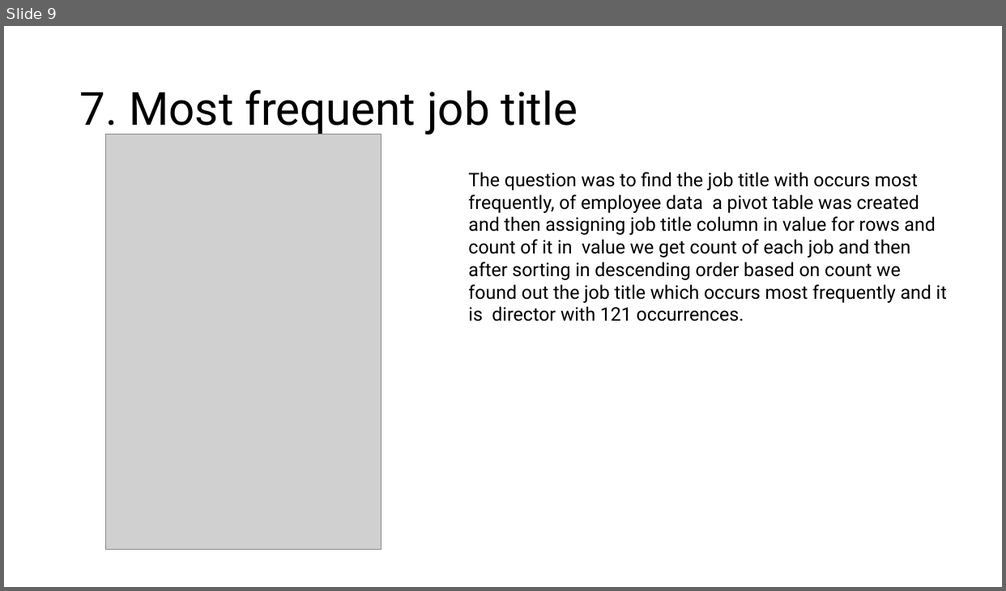
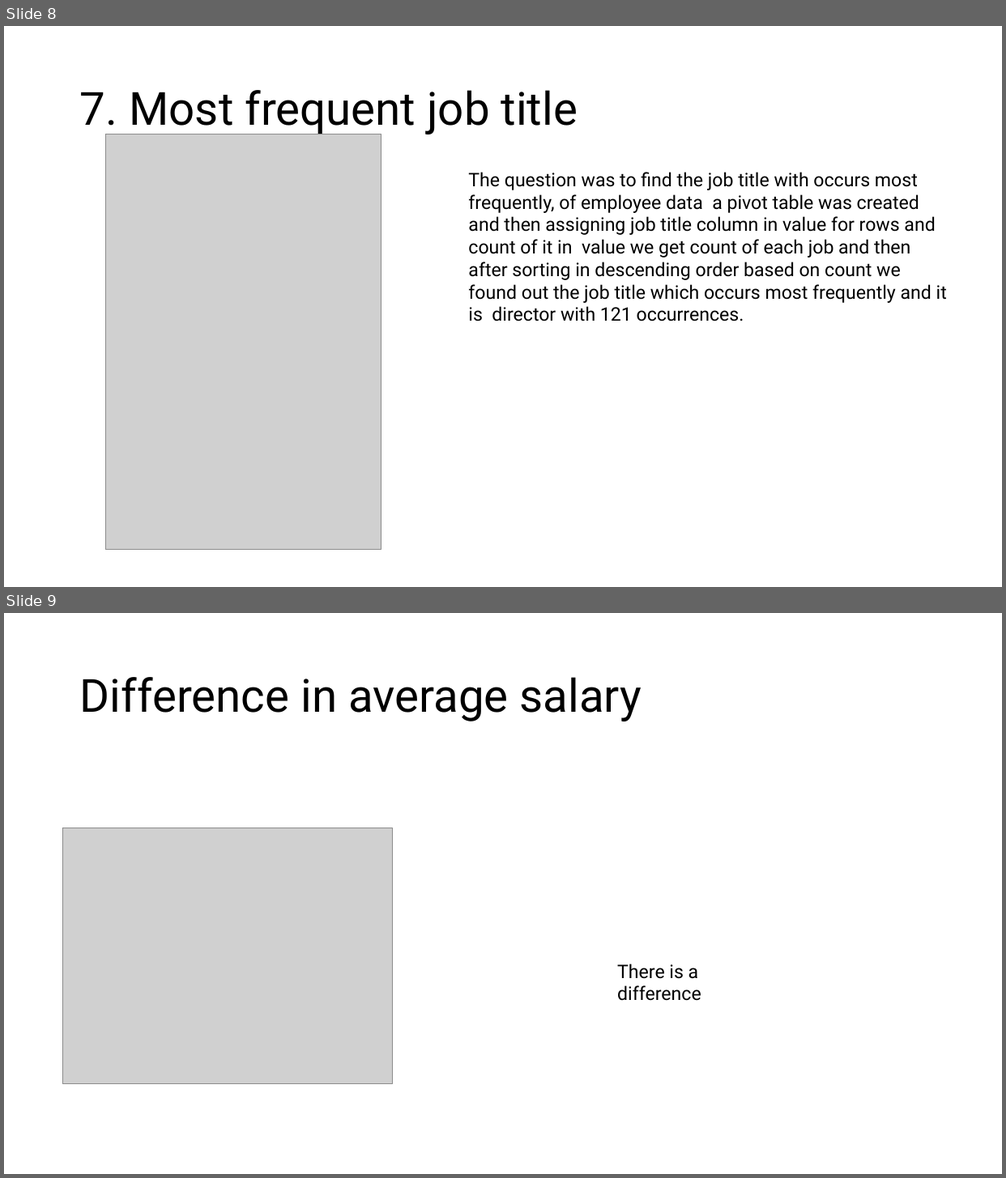
Before and after one commit to PavankumarA-1/Assessments, a slide deck: LVADSUSR173_Pavankumar.pptx. Shown one above the other, each under a label of ours: slide 9 before the commit, slides 8 and 9 after it. The pictures are 1006x591 and 1006x1178 pixels, drawn with LibreOffice and Linux fonts; fonts in the diff are those of the drawing; grey boxes stand for pictures. Boxes give left, top, right and bottom in pixels: in the first picture for what was removed or moved away, otherwise in the second. Text is boxed around its words. In the diff, an @@ line names an element or a change of style, - is before the commit and + after.

```diff
--- a/LVADSUSR173_Pavankumar.pptx
+++ b/LVADSUSR173_Pavankumar.pptx
@@ slide 9 added at box(4, 613, 1002, 1174), background #FFFFFF @@
@@ title added at box(80, 677, 641, 722), 44 pt, text #000000 @@
+Difference in average salary
@@ picture added at box(63, 828, 393, 1084) @@
@@ text added at box(617, 964, 701, 1001), 18 pt, text #000000 @@
+There is a difference
@@ what was slide 9 is now slide 8 @@
```
Also in this commit, not shown: 1 other slide added, 3 slides removed.
